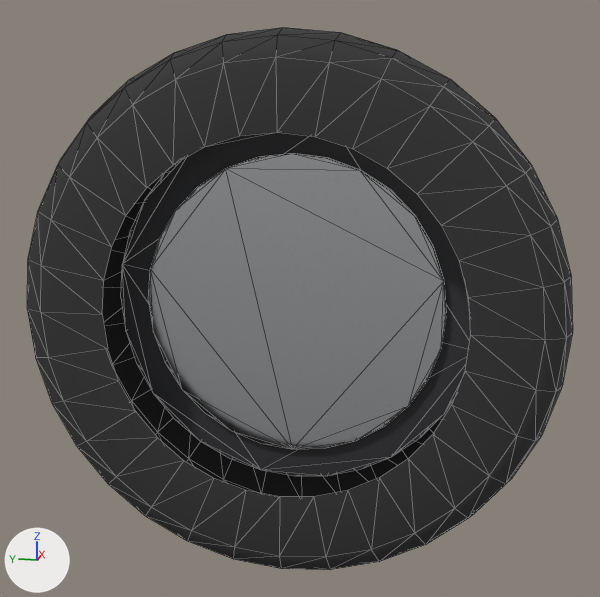
An edit to the glTF model assets/vehicles/wheel_five.glb, drawn before and after from the same camera.
Rendered twice from a 50 mm camera at (-2.956, -0.626, 0.783) aimed at (0.016, -0.032, 0.04). Arrows for +X, +Y and +Z are at lower left; the lights stay in place. The first picture is the older version. Mesh edges are drawn as thin lines. Vertices at exactly the same position are counted once.

Script lines for the objects in view, before the commit:
```python
me_wheel = bpy.data.meshes.new('wheel')
me_wheel.from_pydata(...)  # 776 vertices, 1448 faces; spans x -0.22..0.22, y -1.0..1.0, z -1.0..1.0
# faces by material slot: [448, 124, 724, 152]
me_wheel.materials.append(mat_tyre)  # dark grey #303030
me_wheel.materials.append(mat_trim)  # dark grey #38383c
me_wheel.materials.append(mat_rim)  # light grey #dadbdf
me_wheel.materials.append(mat_chrome)  # white #e1e2e5
ob_wheel = bpy.data.objects.new('wheel', me_wheel)
ob_wheel.location = (0.0, 0.0, 0.0)
```
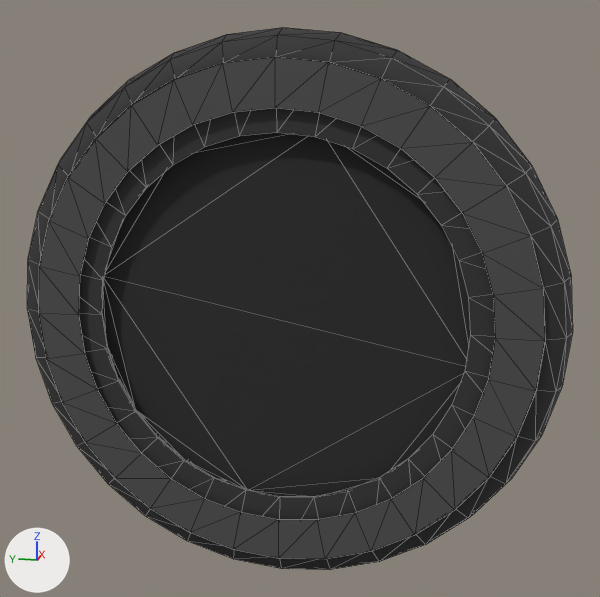
Pixel boxes (x1, y1, x2, y2) of what changed, in the pictures (600 x 597 px):
```json
{"part": 1, "of": "me_wheel", "change": "added", "after": [102, 133, 470, 497], "on screen": "black"}
{"part": 2, "of": "me_wheel", "change": "added", "after": [39, 57, 545, 559]}
{"part": 3, "of": "me_wheel", "change": "deleted", "before": [121, 133, 470, 476]}
{"part": 4, "of": "me_wheel", "change": "deleted", "before": [148, 154, 447, 449]}
```

The change, as JSON lines over the scene's bpy script:
```json
{"op": "add", "block": "mat_disc", "code": ["mat_disc = principled_material('disc')", "mat_disc.base_color = (0.32, 0.32, 0.33)  # grey #99999b", "mat_disc.metallic = 0.8", "mat_disc.roughness = 0.45"]}
{"op": "add", "block": "mat_liner", "code": ["mat_liner = principled_material('liner')", "mat_liner.base_color = (0.02, 0.02, 0.02)  # black #272727", "mat_liner.roughness = 0.9"]}
{"op": "add", "block": "mat_rim_dark", "code": ["mat_rim_dark = principled_material('rim_dark')", "mat_rim_dark.base_color = (0.08, 0.08, 0.09)  # dark grey #505055", "mat_rim_dark.metallic = 0.8", "mat_rim_dark.roughness = 0.35"]}
{"op": "add", "block": "mat_tyre_wall", "code": ["mat_tyre_wall = principled_material('tyre_wall')", "mat_tyre_wall.base_color = (0.07, 0.07, 0.07)  # dark grey #4b4b4b", "mat_tyre_wall.roughness = 0.8"]}
{"block": "me_wheel", "where": "# used by ob_wheel; location = (0.0, 0.0, 0.0)"}
{"op": "remove", "block": "me_wheel", "code": "me_wheel.from_pydata(...)  # 776 vertices, 1448 faces; spans x -0.22..0.22, y -1.0..1.0, z -1.0..1.0"}
{"op": "add", "block": "me_wheel", "code": "me_wheel.from_pydata(...)  # 944 vertices, 1652 faces; spans x -0.23..0.23, y -1.0..1.0, z -1.0..1.0"}
{"block": "me_wheel", "change": "me_wheel part 1: a new loose piece, a 32-sided cylinder along x spanning x -0.16..-0.12, y -0.686..0.686, z -0.686..0.686, in mat_liner (black #272727)"}
{"block": "me_wheel", "change": "me_wheel part 2: a new loose piece of 64 vertices spanning x -0.23, y -0.9..0.9, z -0.9..0.9, in mat_tyre_wall (dark grey #4b4b4b)"}
{"block": "me_wheel", "change": "me_wheel part 3: the loose piece of 64 vertices spanning x 0.05..0.11, y -0.7..0.7, z -0.7..0.7 is deleted"}
{"block": "me_wheel", "change": "me_wheel part 4: the loose piece of 56 vertices spanning x 0.02..0.06, y -0.57..0.57, z -0.57..0.57 is deleted"}
{"block": "me_wheel", "change": "other edits to the shape of me_wheel do not show in these pictures"}
{"op": "remove", "block": "me_wheel", "code": "me_wheel.materials.append(mat_trim)  # dark grey #38383c"}
{"op": "add", "block": "me_wheel", "code": "me_wheel.materials.append(mat_tyre_wall)  # dark grey #4b4b4b"}
{"op": "add", "block": "me_wheel", "code": "me_wheel.materials.append(mat_liner)  # black #272727"}
{"op": "add", "block": "me_wheel", "code": "me_wheel.materials.append(mat_disc)  # grey #99999b"}
{"op": "add", "block": "me_wheel", "code": "me_wheel.materials.append(mat_rim_dark)  # dark grey #505055"}
```
